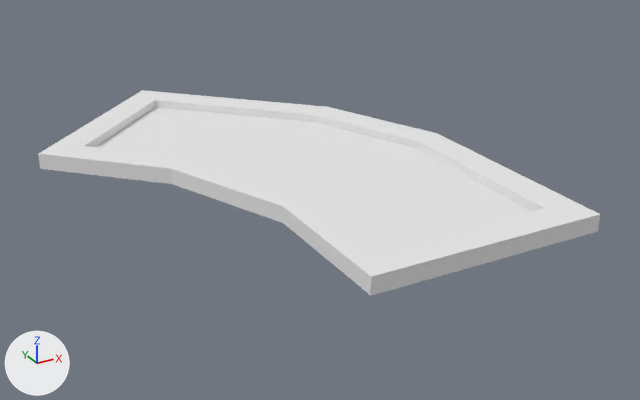
The glTF model Assets/Buildings/TempBlockout/curve45_top_1.glb, before and after one commit.
Rendered twice from a 50 mm lens placed at (-7.58, -16.54, 7.14), pointed at (1.04, -0.87, -0.7). Arrows for +X, +Y and +Z are at lower left; the lights stay in place. Vertices at the same position are counted once.

The scene before the commit, as lines of its bpy script (objects in view):
```python
me_cube_096 = bpy.data.meshes.new('Cube.096')
me_cube_096.from_pydata(...)  # 32 vertices, 60 faces; spans x -4.21..4.21, y -5.9..5.9, z -0.08..0.27
me_cube_096.materials.append(mat_textured_limestone_brick_008)
ob_curve45_top_1 = bpy.data.objects.new('curve45_top_1', me_cube_096)
ob_curve45_top_1.location = (0.0, 0.0, 0.0)
```
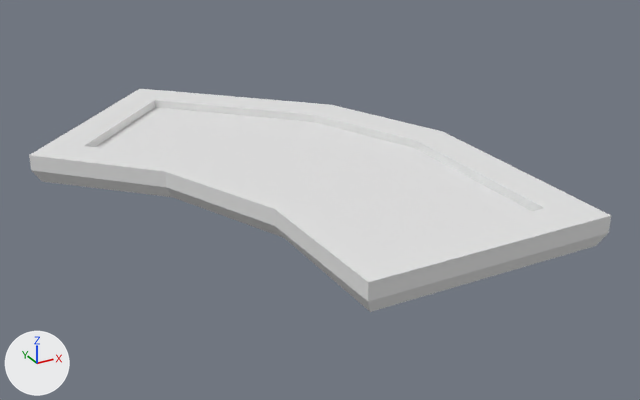
Changed parts and their boxes (x1, y1, x2, y2) in the pictures (640 x 400 px):
'curve45_top_1', reshaped (8% taller): before (38, 90, 600, 296); after (29, 89, 611, 312)
part 1 of me_cube_096, built on: before (38, 154, 600, 296); after (29, 89, 611, 312)
part 2 of me_cube_096, recoloured: (38, 90, 600, 277) in both

The edits, one by one:
me_cube_096 is used by ob_curve45_top_1; location (0.0, 0.0, 0.0).
me_cube_096 had 32 vertices, 60 faces and spanned x -4.21..4.21, y -5.9..5.9, z -0.08..0.27.
me_cube_096 now has 48 vertices, 86 faces and spans x -4.41..4.4, y -6.04..6.09, z -0.39..0.27.
Part 1, on me_cube_096:
4 vertices are removed from x -4.21..4.21, y -5.9..5.9, z -0.08.
16 faces are deleted.
4 vertices move from x -1.98..4.21, y -2.74..2.25, z -0.08 to x -2.14..4.4, y -2.78..2.36, z 0.27.
20 vertices are added at x -4.41..4.4, y -6.04..6.09, z -0.39..0.27.
42 new faces join them.
me_cube_096 part 2: 44 faces spanning x -4.21..4.4, y -5.9..5.9, z 0.08..0.27 switch from mat_textured_limestone_brick_008 to no material.
